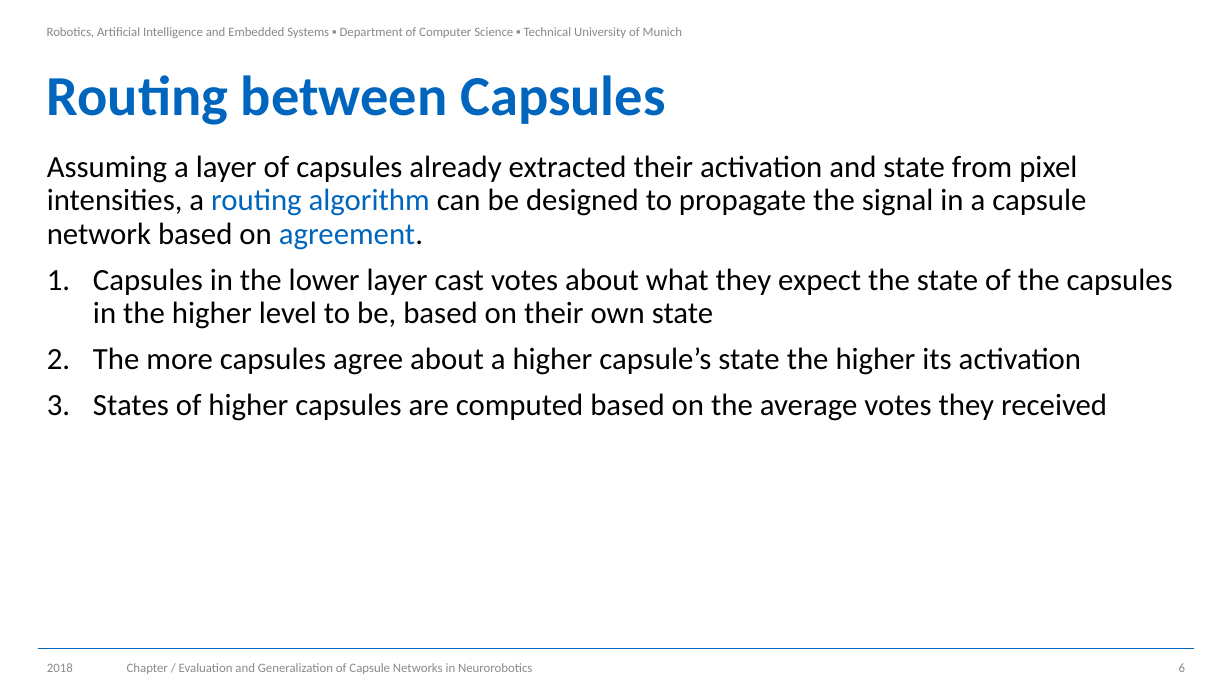
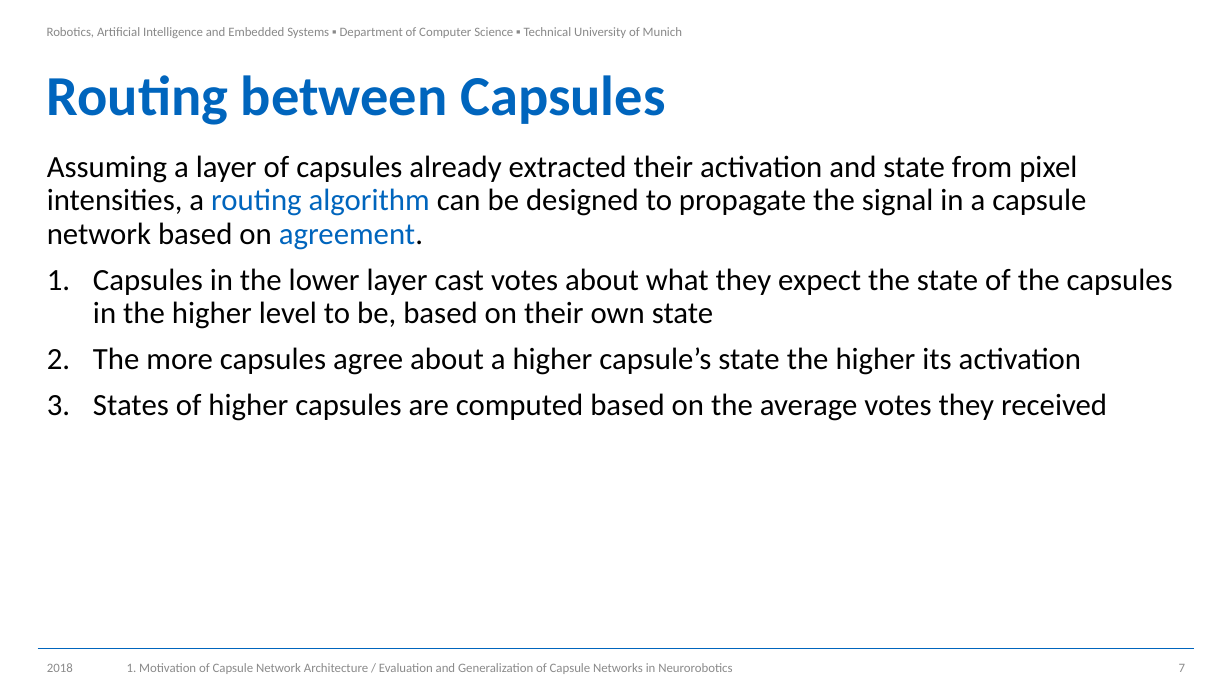
Before and after one commit to JeanElsner/thesis-capsules-neurorobotics, a slide deck: slide 7 of FinalPresentation.pptx (slide 6 before the commit). Drawn at 1232x693 pixels with LibreOffice and Linux fonts; fonts in the diff are those of the drawing; background and template pictures are left out. Boxes give left, top, right and bottom in pixels: in the first picture for what was removed or moved away, otherwise in the second. Text is boxed around its words. In the diff, an @@ line names an element or a change of style, - is before the commit and + after.

```diff
--- a/FinalPresentation.pptx
+++ b/FinalPresentation.pptx
@@ text at [127,663,732,674]: text changed @@
-Chapter / Evaluation and Generalization of Capsule Networks in Neurorobotics
+1. Motivation of Capsule Network Architecture / Evaluation and Generalization of Capsule Networks in Neurorobotics
@@ page number at [1179,664,1185,672]: text changed @@
-6
+7
```
Also in this commit, not shown: 4 other slides changed, 23 slides added, 12 slides removed, 1 other file.
